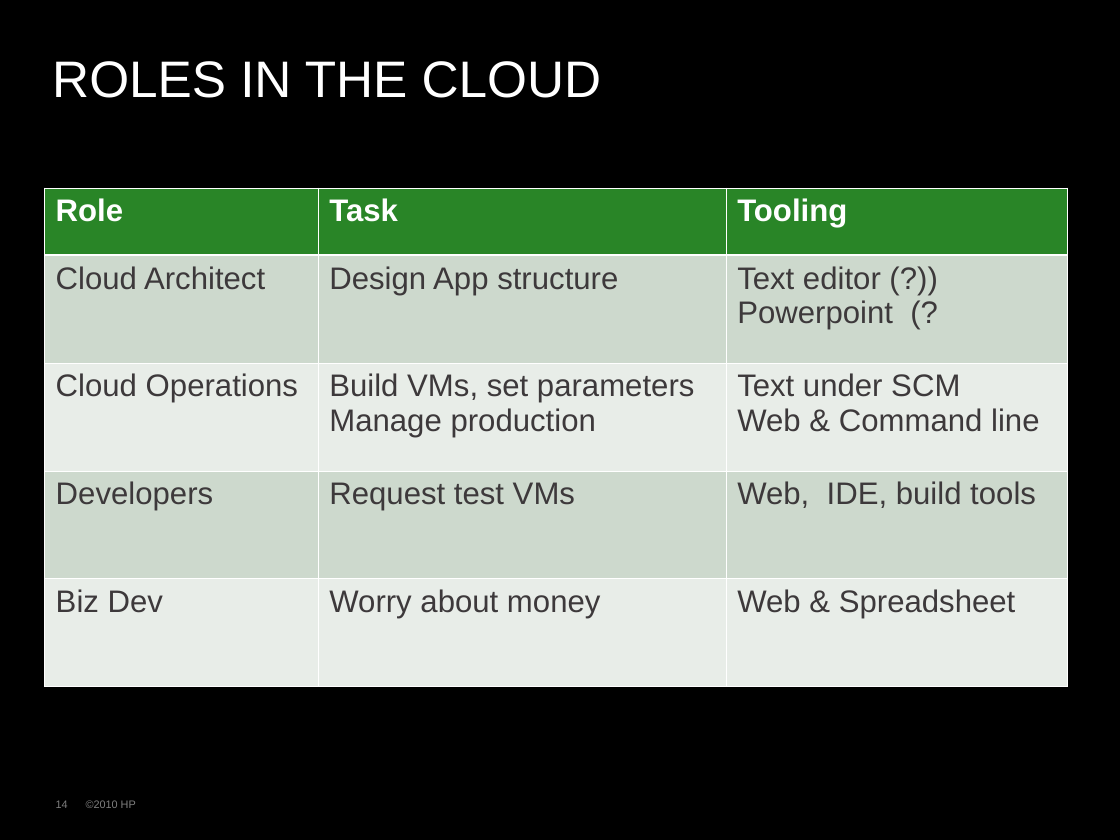
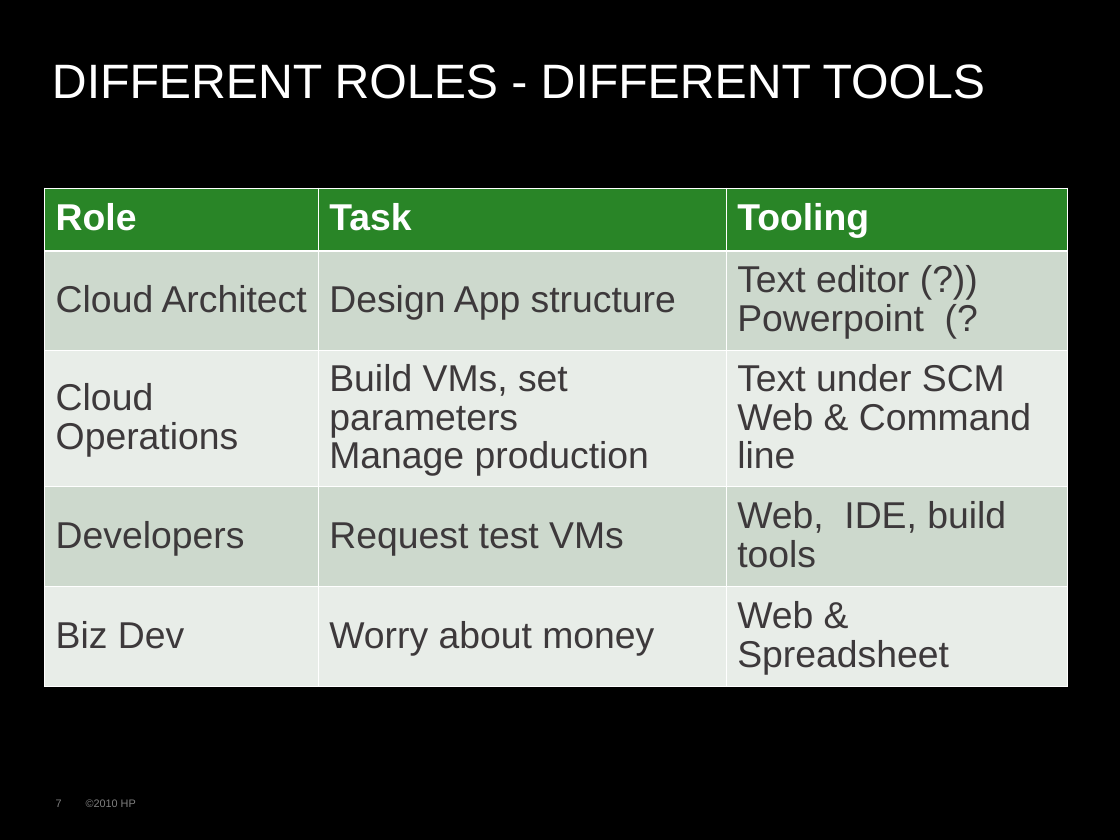
Before and after one commit to rhusar/smartfrog, a slide deck: slide 7 of core/components/cloudfarmer/doc/farming_hadoop_in_the_cloud.ppt (slide 14 before the commit). Drawn at 1120x840 pixels with LibreOffice and Linux fonts; fonts in the diff are those of the drawing; background and template pictures are left out. Boxes give left, top, right and bottom in pixels: in the first picture for what was removed or moved away, otherwise in the second. Text is boxed around its words. In the diff, an @@ line names an element or a change of style, - is before the commit and + after.

```diff
--- a/core/components/cloudfarmer/doc/farming_hadoop_in_the_cloud.ppt
+++ b/core/components/cloudfarmer/doc/farming_hadoop_in_the_cloud.ppt
@@ text at [52, 64, 985, 99]: text changed; size 33 to 31 pt @@
-ROLES IN THE CLOUD
+DIFFERENT ROLES - DIFFERENT TOOLS
@@ table at [45, 188, 1066, 687] @@
@@ size 20 to 24 pt @@
@@ line spacing 1 to 0.93 @@
@@ page number at [56, 799, 62, 807]: text changed @@
-14
+7
```
Also in this commit, not shown: 23 other slides changed, 1 slide added.
